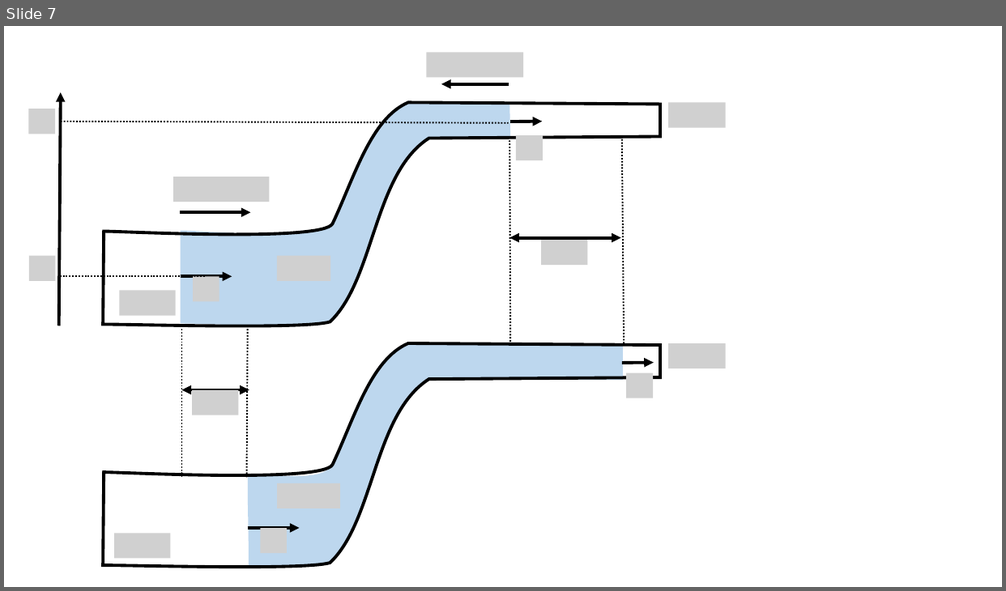
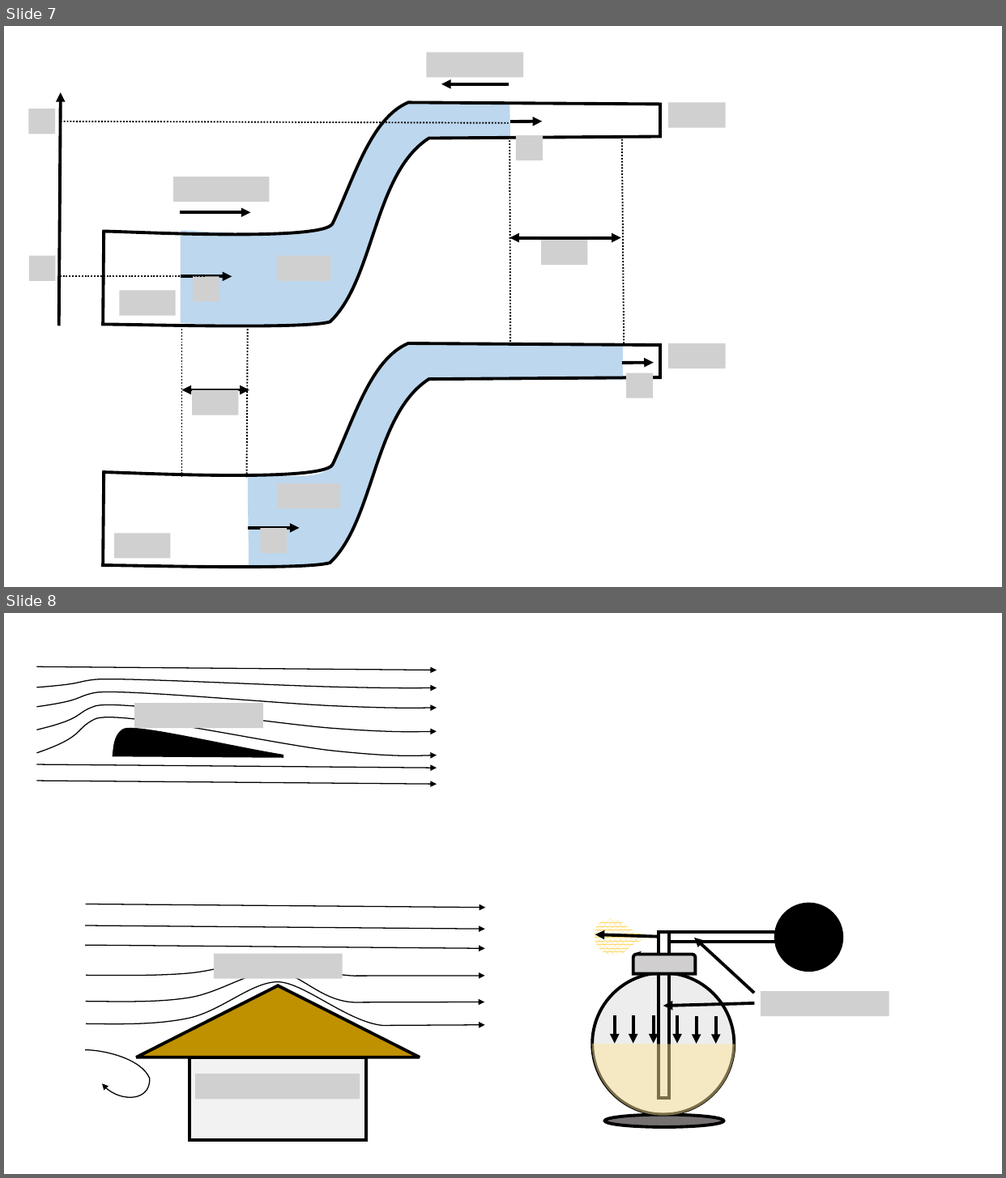
Before and after one commit to OSTP/PhysicsArtofModelling, a slide deck: tex/figures/FluidMechanics/Figures.pptx. Shown one above the other, each under a label of ours: slide 7 before the commit, slides 7 and 8 after it. The pictures are 1006x591 and 1006x1178 pixels, drawn with LibreOffice and Linux fonts; fonts in the diff are those of the drawing; grey boxes stand for pictures. Boxes give left, top, right and bottom in pixels: in the first picture for what was removed or moved away, otherwise in the second. Text is boxed around its words. In the diff, an @@ line names an element or a change of style, - is before the commit and + after.

```diff
--- a/tex/figures/FluidMechanics/Figures.pptx
+++ b/tex/figures/FluidMechanics/Figures.pptx
@@ slide 8 added at bbox=[4, 613, 1002, 1174], background #FFFFFF @@
@@ group added at bbox=[37, 667, 437, 785]: 5 freeform shapes, 3 arrows, 1 picture @@
@@ group added at bbox=[586, 905, 889, 1128]: 9 arrows, 3 ellipses, 2 rectangles, 1 round same rect, 1 pie slice (boxed as its full ellipse), 1 teardrop, 1 picture @@
@@ group added at bbox=[85, 905, 485, 1140]: 4 freeform shapes, 3 arrows, 2 pictures, 1 rectangle, 1 triangle @@
```
Also in this commit, not shown: 1 slide changed, 3 other slides added, 1 slide removed, 7 other files.
